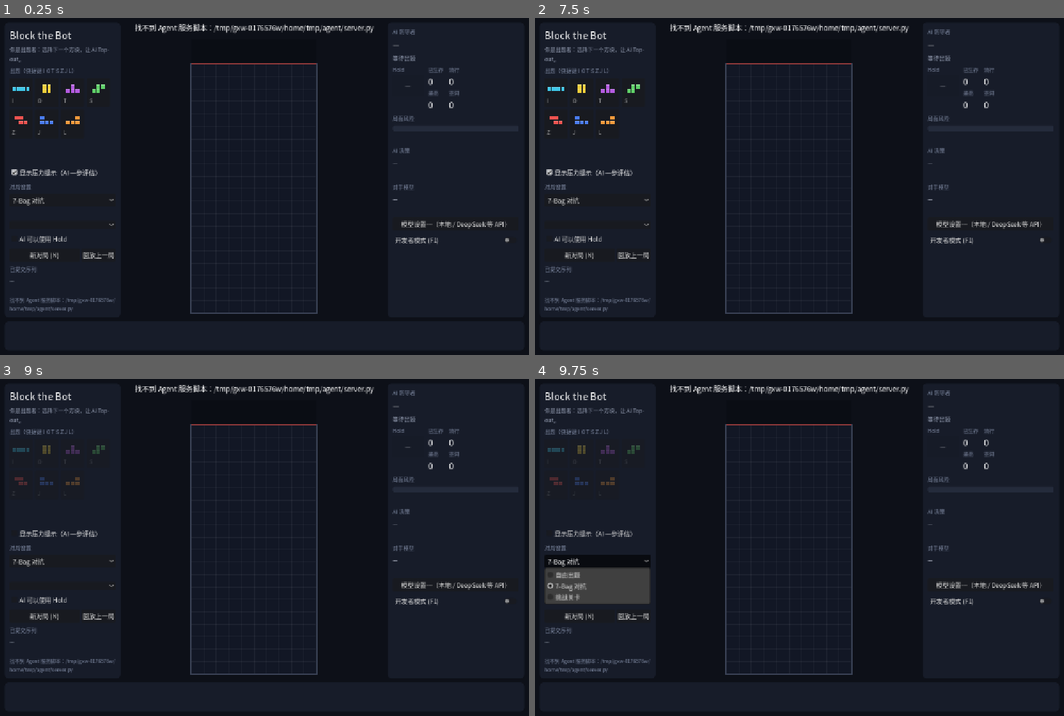
Above: before the commit, frames 1-4 (two rows, left to right).
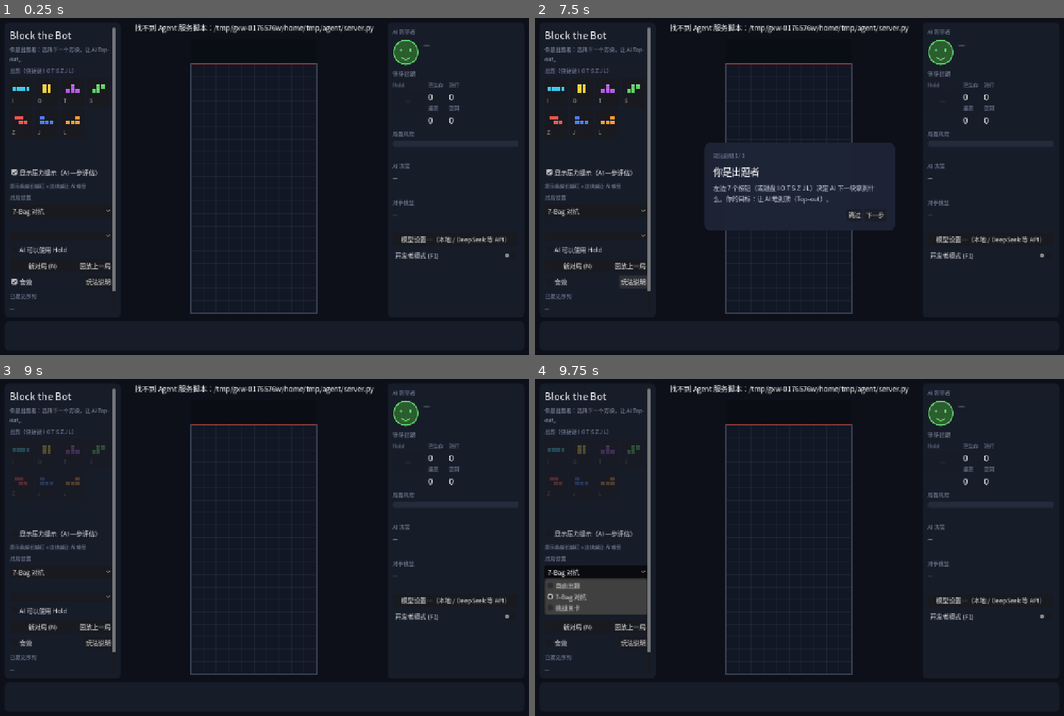
Above: after the commit, the same moments.

Repository: dodio12138/Block-the-Bot
Game: Godot game, scene res://scenes/main.tscn
Same seed, same stepped clock (60 frames per second), same inputs: the game is played once before the commit and once after it.
Inputs (mouse positions are in pixels of both pictures, inside the frame that each line leads up to):
- Up to frame 1 (0.25 s): no input
- Up to frame 2 (7.5 s): click (556, 92) at 0.52 s; click (582, 92) at 1.27 s; click (609, 92) at 2.02 s; click (635, 92) at 2.77 s; click (556, 122) at 3.52 s; click (582, 122) at 4.27 s; click (609, 122) at 5.02 s; click "新对局 (N)" at 5.75 s; click (582, 280) at 6.5 s, where only the run after the commit has a clickable "音效"; click (635, 280) at 7.25 s, where only the run after the commit has a clickable "玩法说明"
- Up to frame 3 (9 s): click (317, 574) at 8 s, where only the run after the commit has a clickable "跳过"; click "显示压力提示（AI 一步评估）" at 8.75 s
- Up to frame 4 (9.75 s): click "7-Bag 对抗" at 9.5 s

The runs differ from the first frame. In frame 1, 3.3% of the frame differs, in the area x 1-97%, y 2-88%; in frame 2, 6.9%; in frame 3, 3.2%; in frame 4, 4.7%.

Commit message:
Game feel: speculative look-ahead, Q4 default, difficulty, stars, daily, tutorial, SFX, AI face
Waiting:
- agent/speculate.py: while the human chooses, pre-compute the model's answer
  for the 3 highest-pressure pieces on cloned games (core gains
  tbt_game_clone); used only when the state hash matches; local models only
  by default. Thinking beat kept with a candidate "scan" animation.
- Q4_K_M is the default bundled base model: ~3x faster than Q8_0 on CPU with
  equal accuracy on the test set (75.0% vs 73.5%, constrained, LoRA v1).
- eval_offline --embedded/--constrained; worker log goes to stderr.

Goals: difficulty levels (easy = casual policy that sometimes misplays,
normal = language model with heuristic fallback, hard = two-ply search),
challenge stars + best results (data/progress.json), daily challenge with a
budget calibrated against a one-ply adversary.

Onboarding: 3-step tutorial on first run, plain-language move descriptions,
pressure-bar legend, dev-only agent picker.

Feel: procedural sound effects, line-clear particles and screen shake,
top-out flash, AI face with 7 moods and speech lines.

Also: scripts/set_api_key.py stores a key from stdin without printing it.

Co-Authored-By: Claude Opus 5.5 <noreply@anthropic.com>

Diff:
--- /dev/null
+++ b/game/scripts/ai_face.gd
@@ -0,0 +1,67 @@
+## The AI defender's face: mood follows the board risk and game events.
+extends Control
+
+const MOODS := {
+	"calm": Color("#5fd068"),
+	"think": Color("#4fa8e8"),
+	"happy": Color("#9be76a"),
+	"worried": Color("#f2c84b"),
+	"panic": Color("#ef5350"),
+	"dead": Color("#7d8597"),
+	"smug": Color("#b45be0"),
+}
+
+var mood := "calm":
+	set(v):
+		mood = v if MOODS.has(v) else "calm"
+		queue_redraw()
+var _t := 0.0
+
+
+func _ready() -> void:
+	custom_minimum_size = Vector2(64, 64)
+
+
+func _process(delta: float) -> void:
+	_t += delta
+	if mood in ["think", "panic", "worried"]:
+		queue_redraw()
+
+
+func _draw() -> void:
+	var c := size / 2.0
+	var r := minf(size.x, size.y) / 2.0 - 3.0
+	var col: Color = MOODS[mood]
+	var bob := sin(_t * 9.0) * 1.5 if mood == "panic" else 0.0
+	c.y += bob
+	draw_circle(c, r, col.darkened(0.55))
+	draw_arc(c, r, 0, TAU, 48, col, 3.0, true)
+	var ex := r * 0.38
+	var ey := -r * 0.18
+	var eye_r := r * 0.11
+	var mouth_y := r * 0.35
+	match mood:
+		"dead":
+			for sx in [-1.0, 1.0]:
+				var p := c + Vector2(ex * sx, ey)
+				draw_line(p + Vector2(-eye_r, -eye_r), p + Vector2(eye_r, eye_r), col, 2.5)
+				draw_line(p + Vector2(-eye_r, eye_r), p + Vector2(eye_r, -eye_r), col, 2.5)
+			draw_line(c + Vector2(-r * 0.3, mouth_y), c + Vector2(r * 0.3, mouth_y), col, 2.5)
+		"think":
+			var look := sin(_t * 3.0) * eye_r * 0.8
+			for sx in [-1.0, 1.0]:
+				draw_circle(c + Vector2(ex * sx + look, ey), eye_r, col)
+			draw_line(c + Vector2(-r * 0.15, mouth_y), c + Vector2(r * 0.25, mouth_y - r * 0.05), col, 2.5)
+		_:
+			for sx in [-1.0, 1.0]:
+				var er := eye_r * (1.35 if mood == "panic" else 1.0)
+				draw_circle(c + Vector2(ex * sx, ey), er, col)
+			if mood == "happy" or mood == "calm" or mood == "smug":
+				var depth := 0.3 if mood == "happy" else 0.18
+				draw_arc(c + Vector2(0, mouth_y - r * depth), r * 0.42, PI * 0.2, PI * 0.8, 16, col, 2.5, true)
+				if mood == "smug":
+					draw_line(c + Vector2(-ex - eye_r, ey - eye_r * 1.6), c + Vector2(-ex + eye_r, ey - eye_r * 2.1), col, 2.0)
+			elif mood == "worried" or mood == "panic":
+				draw_arc(c + Vector2(0, mouth_y + r * 0.22), r * 0.32, PI * 1.2, PI * 1.8, 16, col, 2.5, true)
+				var drop := c + Vector2(r * 0.72, -r * 0.35 + fmod(_t * 18.0, r * 0.4))
+				draw_circle(drop, r * 0.08, Color("#7cc8ff"))
--- a/game/scripts/board_view.gd
+++ b/game/scripts/board_view.gd
@@ -14,6 +14,55 @@
 var ghost_sets: Array = []  # Array of cell arrays (dev mode outlines)
 var flash_rows: Array = []
 var banner := ""
+var scan_cells: Array = []  # candidate being "considered" while the AI thinks
+var _shake := 0.0
+var _particles: Array = []  # {p, v, life, max, col, size} in board-local pixels
+var _flash_col := Color(0, 0, 0, 0)
+var _flash_t := 0.0
+var _flash_max := 0.0
+
+
+func shake(amount: float) -> void:
+	_shake = maxf(_shake, amount)
+
+
+func flash(col: Color, dur: float) -> void:
+	_flash_col = col
+	_flash_t = dur
+	_flash_max = dur
+
+
+func burst_rows(rows: Array) -> void:
+	var m := _metrics()
+	for r in rows:
+		for x in range(width):
+			var rc := _cell_rect(x, int(r), m)
+			var col: Color = colors.get(Vector2i(x, int(r)), Color.WHITE)
+			for k in range(3):
+				_particles.append({"p": rc.get_center(), "v": Vector2(randf_range(-160, 160), randf_range(-220, 40)),
+					"life": 0.0, "max": randf_range(0.35, 0.7), "col": col.lightened(0.3), "size": randf_range(2.0, 4.5)})
+
+
+func _process(delta: float) -> void:
+	var busy := false
+	if _shake > 0.05:
+		_shake = maxf(0.0, _shake - delta * 30.0)
+		busy = true
+	if not _particles.is_empty():
+		var keep: Array = []
+		for pt in _particles:
+			pt["life"] += delta
+			if pt["life"] < pt["max"]:
+				pt["v"] += Vector2(0, 520) * delta
+				pt["p"] += pt["v"] * delta
+				keep.append(pt)
+		_particles = keep
+		busy = true
+	if _flash_t > 0.0:
+		_flash_t -= delta
+		busy = true
+	if busy or not scan_cells.is_empty():
+		queue_redraw()
 
 
 func setup(ruleset: Dictionary) -> void:
@@ -117,6 +166,8 @@
 	var cs: float = m[0]
 	var ox: float = m[1]
 	var oy: float = m[2]
+	if _shake > 0.05:
+		draw_set_transform(Vector2(randf_range(-_shake, _shake), randf_range(-_shake, _shake)))
 	var vis_rect := Rect2(ox, oy + hidden_show * cs, cs * width, cs * visible_h)
 	draw_rect(Rect2(ox, oy, cs * width, hidden_show * cs), Color("#0a0d14"))
 	draw_rect(vis_rect, Color("#121725"))
@@ -144,10 +195,26 @@
 		for c in ghost_sets[gi]:
 			if int(c[1]) < visible_h + hidden_show:
 				draw_rect(_cell_rect(int(c[0]), int(c[1]), m).grow(-3.0), gcol, false, 1.5)
+	var pulse := 0.45 + 0.35 * sin(Time.get_ticks_msec() / 90.0)
+	for c in scan_cells:
+		if int(c[1]) < visible_h + hidden_show:
+			var sr := _cell_rect(int(c[0]), int(c[1]), m).grow(-2.0)
+			draw_rect(sr, Color(0.45, 0.8, 1.0, 0.18 * pulse))
+			draw_rect(sr, Color(0.45, 0.8, 1.0, pulse), false, 1.5)
 	for c in active_cells:
 		if int(c[1]) < visible_h + hidden_show:
 			_draw_block(_cell_rect(int(c[0]), int(c[1]), m), active_color.lightened(0.15))
 
+	for pt in _particles:
+		var a: float = 1.0 - float(pt["life"]) / float(pt["max"])
+		var pc: Color = pt["col"]
+		pc.a = a
+		var sz: float = pt["size"]
+		draw_rect(Rect2(pt["p"] - Vector2(sz, sz) / 2.0, Vector2(sz, sz)), pc)
+	if _flash_t > 0.0 and _flash_max > 0.0:
+		var fc := _flash_col
+		fc.a *= _flash_t / _flash_max
+		draw_rect(vis_rect, fc)
 	draw_rect(vis_rect.grow(2.0), Color("#3a4256"), false, 2.0)
 	if banner != "":
 		var font := get_theme_default_font()
--- a/game/scripts/main.gd
+++ b/game/scripts/main.gd
@@ -8,6 +8,20 @@
 const BoardView = preload("res://scripts/board_view.gd")
 const PieceButton = preload("res://scripts/piece_button.gd")
 const PieceIcon = preload("res://scripts/piece_icon.gd")
+const Sfx = preload("res://scripts/sfx.gd")
+const AiFace = preload("res://scripts/ai_face.gd")
+const SETTINGS_PATH := "user://settings.cfg"
+const LINES := {
+	"think": ["让我想想……", "嗯……", "这块往哪放呢", "别急，我在算"],
+	"clear": ["消掉了～", "轻松！", "谢谢你的方块", "清爽！"],
+	"tspin": ["T-Spin！看到了吗？", "漂亮的旋转！"],
+	"hold": ["先存着", "这块留着有用"],
+	"worried": ["有点高了……", "你这招够狠", "我得小心点", "嗯？不太妙"],
+	"panic": ["救命！", "要顶到了！", "手下留情！"],
+	"dead": ["我输了……再来！", "你太会出题了", "顶到天花板了……"],
+	"smug": ["还不够难哦", "下次加油～", "我还能再撑一百块"],
+	"start": ["来吧，出题！", "这局我不会输", "准备好了"],
+}
 
 const MODES := ["free", "bag7", "challenge"]
 const MODE_LABELS := ["自由出题", "7-Bag 对抗", "挑战关卡"]
@@ -59,13 +73,32 @@
 var arg_agent := ""
 var arg_mode := ""
 var open_llm_on_start := false
+var force_tutorial := false
 var rng := RandomNumberGenerator.new()
+var sfx: Node
+var face: Control
+var difficulties: Array = []
+var preview: Array = []
+var scan_i := 0
+var scan_t := 0.0
+var think_hold := 0.0
+var last_risk := 0.0
+var settings := ConfigFile.new()
+var tutorial_step := -1
+const TUTORIAL := [
+	["你是出题者", "左边 7 个按钮（或键盘 I O T S Z J L）决定 AI 下一块拿到什么。你的目标：让 AI 堆到顶（Top-out）。"],
+	["看 AI 怎么接", "AI 会想一下，然后把方块放到它认为最好的位置。右边是它的表情、局面风险和对你出题习惯的猜测。"],
+	["找它的弱点", "按钮下的小条越长越红，说明这块越让 AI 难受。7-Bag 模式每袋 7 种各出一次，顺序由你定。挑战关卡在预算内推倒 AI 可以拿星。"],
+]
 
 
 func _ready() -> void:
 	rng.seed = 12345
 	_parse_args()
+	settings.load(SETTINGS_PATH)
 	_build_ui()
+	sfx.enabled = bool(settings.get_value("ui", "sound", true))
+	ui["sound_cb"].set_pressed_no_signal(sfx.enabled)
 	net = NetClient.new()
 	add_child(net)
 	net.message_received.connect(_on_message)
@@ -85,6 +118,8 @@
 			dev_mode = true
 		elif a == "--llm-settings":
 			open_llm_on_start = true
+		elif a == "--show-tutorial":
+			force_tutorial = true
 		elif a.begins_with("--agent="):
 			arg_agent = a.get_slice("=", 1)
 		elif a.begins_with("--mode="):
@@ -185,6 +220,7 @@
 		show_pressure = on
 		_refresh_buttons())
 	left.add_child(ui["pressure_cb"])
+	_label(left, "提示条越长越红 = 这块越让 AI 难受", 12, Color("#7f8aa3"), true)
 
 	_section(left, "对局设置")
 	ui["mode"] = OptionButton.new()
@@ -198,6 +234,9 @@
 	ui["challenge"].item_selected.connect(func(_i: int) -> void: _update_challenge_desc())
 	left.add_child(ui["challenge"])
 	ui["challenge_desc"] = _label(left, "", 12, Color("#9aa3b8"), true)
+	ui["difficulty"] = OptionButton.new()
+	left.add_child(ui["difficulty"])
+	ui["agent_dev_label"] = _label(left, "开发者：直接指定 AI", 12, Color("#7f8aa3"))
 	ui["agent"] = OptionButton.new()
 	left.add_child(ui["agent"])
 	ui["hold"] = CheckBox.new()
@@ -216,6 +255,22 @@
 	ui["replay_btn"].text = "回放上一局"
 	ui["replay_btn"].pressed.connect(_request_replay)
 	row.add_child(ui["replay_btn"])
+	var row2 := HBoxContainer.new()
+	left.add_child(row2)
+	ui["sound_cb"] = CheckBox.new()
+	ui["sound_cb"].text = "音效"
+	ui["sound_cb"].focus_mode = Control.FOCUS_NONE
+	ui["sound_cb"].button_pressed = true
+	ui["sound_cb"].size_flags_horizontal = Control.SIZE_EXPAND_FILL
+	ui["sound_cb"].toggled.connect(func(on: bool) -> void:
+		sfx.enabled = on
+		settings.set_value("ui", "sound", on)
+		settings.save(SETTINGS_PATH))
+	row2.add_child(ui["sound_cb"])
+	var help := Button.new()
+	help.text = "玩法说明"
+	help.pressed.connect(func() -> void: _show_tutorial(0))
+	row2.add_child(help)
 	_section(left, "已提交序列")
 	ui["sequence"] = _label(left, "—", 14, Color("#c7cede"), true)
 	var spacer := Control.new()
@@ -239,7 +294,16 @@
 	# ---- right: AI panel
 	var right := _panel(main_h, 330)
 	_section(right, "AI 防守者")
-	ui["agent_label"] = _label(right, "—", 18, Color.WHITE)
+	var head := HBoxContainer.new()
+	head.add_theme_constant_override("separation", 10)
+	right.add_child(head)
+	face = AiFace.new()
+	head.add_child(face)
+	var hv2 := VBoxContainer.new()
+	hv2.size_flags_horizontal = Control.SIZE_EXPAND_FILL
+	head.add_child(hv2)
+	ui["agent_label"] = _label(hv2, "—", 18, Color.WHITE)
+	ui["bubble"] = _label(hv2, "", 14, Color("#ffe08a"), true)
 	ui["ai_state"] = _label(right, "等待出题", 14, Color("#9aa3b8"), true)
 	var hold_row := HBoxContainer.new()
 	hold_row.add_theme_constant_override("separation", 10)
@@ -356,6 +420,9 @@
 	close.pressed.connect(func() -> void: ui["overlay"].visible = false)
 	ovb.add_child(close)
 	_build_llm_dialog()
+	_build_tutorial()
+	sfx = Sfx.new()
+	add_child(sfx)
 	_refresh_dev()
 
 
@@ -379,6 +446,13 @@
 		"thinking":
 			thinking = true
 			think_t = 0.0
+			think_hold = 0.3
+			preview = msg.get("preview", [])
+			scan_i = 0
+			scan_t = 0.0
+			face.mood = "think"
+			if rng.randf() < 0.35:
+				_say("think")
 			ui["ai_state"].text = "思考中：为 %s 评估 %d 个可达落点…" % [msg.get("piece", "?"), int(msg.get("candidate_count", 0))]
 			_set_status("AI 正在思考…")
 		"decision":
@@ -412,9 +486,16 @@
 		ui["agent"].add_item(String(agents[i]["label"]), i)
 		if agents[i]["id"] == want:
 			ui["agent"].select(i)
-	ui["challenge"].clear()
-	for i in range(challenges.size()):
-		ui["challenge"].add_item(String(challenges[i]["name"]), i)
+	difficulties = msg.get("difficulties", [])
+	ui["difficulty"].clear()
+	var want_diff := String(settings.get_value("ui", "difficulty", "normal"))
+	for i in range(difficulties.size()):
+		var dl := String(difficulties[i]["label"])
+		var hint := {"easy": "简单（会犯错的 AI）", "normal": "普通（语言模型）", "hard": "困难（两步搜索）"}
+		ui["difficulty"].add_item("对手：" + String(hint.get(String(difficulties[i]["id"]), dl)), i)
+		if String(difficulties[i]["id"]) == want_diff:
+			ui["difficulty"].select(i)
+	_fill_challenges()
 	if arg_mode != "":
 		var mi := MODES.find(arg_mode)
 		if mi >= 0:
@@ -422,6 +503,10 @@
 	_on_mode_changed(ui["mode"].selected)
 	_update_llm_label()
 	_new_game()
+	if force_tutorial or (not bool(settings.get_value("ui", "tutorial_done", false)) and autoplay_left <= 0 and screenshot_path == ""):
+		_show_tutorial(1 if force_tutorial else 0)
+		if force_tutorial and screenshot_path != "":
+			shot_timer = 2.0
 
 
 func _update_llm_label() -> void:
@@ -649,7 +734,8 @@
 	var idx: int = ui["mode"].selected
 	if idx == 2 and challenges.size() > 0:
 		var c: Dictionary = challenges[max(ui["challenge"].selected, 0)]
-		ui["challenge_desc"].text = String(c.get("description", ""))
+		var best = c.get("best_pieces")
+		ui["challenge_desc"].text = String(c.get("description", "")) + (("\n最好成绩：%d 块" % int(best)) if best != null else "")
 	elif idx == 1:
 		ui["challenge_desc"].text = "每袋 7 种方块各用一次，由你决定顺序。AI 存活 150 块即获胜。"
 	else:
@@ -676,6 +762,14 @@
 	var ks := [0, 0, 8, 4, 16]
 	var msg := {"type": "new_game", "mode": MODES[mode_idx], "agent": agent_id, "hold": ui["hold"].button_pressed,
 		"info_level": levels[lvl], "top_k": ks[lvl]}
+	if not dev_mode and arg_agent == "" and difficulties.size() > 0:
+		var did := String(difficulties[max(ui["difficulty"].selected, 0)]["id"])
+		msg["difficulty"] = did
+		settings.set_value("ui", "difficulty", did)
+		settings.save(SETTINGS_PATH)
+	face.mood = "calm"
+	_say("start")
+	last_risk = 0.0
 	if mode_idx == 2 and challenges.size() > 0:
 		msg["challenge_id"] = challenges[max(ui["challenge"].selected, 0)]["id"]
 	_update_challenge_desc()
@@ -686,7 +780,7 @@
 
 
 func _submit(p: String) -> void:
-	if busy or awaiting or replaying or state.is_empty():
+	if busy or awaiting or replaying or state.is_empty() or ui["tut"].visible:
 		return
 	if session.get("winner") != null:
 		return
@@ -697,6 +791,7 @@
 		_set_status("%s 已在本袋用过" % p, Color("#ff8a80"))
 		return
 	awaiting = true
+	sfx.play("pick")
 	net.send({"type": "submit_piece", "piece": p, "state_version": int(g.get("state_version", 0))})
 	_set_status("你出了 %s" % p)
 
@@ -727,7 +822,22 @@
 	ui["risk_fill"].bg_color = Color("#5fd068").lerp(Color("#ef5350"), clampf(risk * 1.3, 0.0, 1.0))
 	ui["risk_text"].text = "风险 %.2f · 顶部危险 %.2f · 起伏 %d · 井深 %d" % [risk, float(f.get("top_risk", 0)), int(f.get("bump", 0)), int(f.get("max_well", 0))]
 	ui["hold_icon"].piece = String(state.get("hold", ""))
-	ui["agent_label"].text = String(session.get("agent_label", "—"))
+	var dlabel = session.get("difficulty_label")
+	ui["agent_label"].text = ("%s · %s" % [dlabel, String(session.get("agent_label", ""))]) if dlabel != null else String(session.get("agent_label", "—"))
+	if session.get("winner") == null:
+		var mood := "calm"
+		if risk > 0.75:
+			mood = "panic"
+		elif risk > 0.5:
+			mood = "worried"
+		face.mood = mood
+		if risk > 0.6 and last_risk <= 0.6:
+			sfx.play("danger")
+			board.flash(Color(1, 0.2, 0.2, 0.25), 0.35)
+			_say("panic" if risk > 0.75 else "worried")
+		elif risk > 0.5 and last_risk <= 0.5:
+			_say("worried")
+		last_risk = risk
 	var rs: Dictionary = state.get("ruleset", {})
 	var mode_name := "7-Bag" if String(rs.get("mode", "")) == "bag7" else "自由"
 	var ch = session.get("challenge")
@@ -816,6 +926,9 @@
 
 func _refresh_dev() -> void:
 	ui["dev_box"].visible = dev_mode
+	ui["agent"].visible = dev_mode
+	ui["agent_dev_label"].visible = dev_mode
+	ui["difficulty"].visible = not dev_mode
 	if not dev_mode:
 		return
 	var s: Dictionary = ui.get("dev_stats", {})
@@ -824,7 +937,7 @@
 	t += "调用 %s 次 / %s 块（每块 %.2f）  回退率 %.0f%%  合法率 %s  调用失败率 %s\n" % [str(s.get("llm_calls", 0)), str(s.get("turns", 0)), float(s.get("calls_per_piece", 0.0)), 100.0 * float(s.get("fallback_rate", 0.0)), str(s.get("legal_rate", "-")), str(s.get("call_fail_rate", "-"))]
 	t += "模型调用 P50 %s ms · P95 %s ms\n" % [str(s.get("p50_ms", "-")), str(s.get("p95_ms", "-"))]
 	t += "平均 Token 入 %s / 出 %s\n" % [str(s.get("avg_tok_in", "-")), str(s.get("avg_tok_out", "-"))]
-	t += "来源统计 %s\n" % JSON.stringify(s.get("sources", {}))
+	t += "来源统计 %s · 预计算命中 %s\n" % [JSON.stringify(s.get("sources", {})), str(s.get("spec_hits", 0))]
 	if not d.is_empty():
 		t += "\n— 上一步 —\n"
 		t += "候选 %d · 来源 %s · 决策 %.1f ms" % [int(d.get("candidate_count", 0)), String(d.get("source", "")), float(d.get("decide_ms", 0))]
@@ -844,12 +957,21 @@
 	anim_decision = d
 	busy = true
 	var src := String(d.get("source", ""))
-	var txt := "[%s] %s" % [SOURCE_LABELS.get(src, src), String(d.get("reason", ""))]
+	board.scan_cells = []
+	var txt := String(d.get("friendly", ""))
+	if dev_mode or txt == "":
+		txt = "[%s] %s%s" % [SOURCE_LABELS.get(src, src), String(d.get("reason", "")), "（预先算好）" if bool(d.get("speculative", false)) else ""]
 	if bool(d.get("hold_only", false)):
+		sfx.play("hold")
+		if rng.randf() < 0.5:
+			_say("hold")
+	if not dev_mode:
+		pass
+	elif bool(d.get("hold_only", false)):
 		txt += "\n→ 把 %s 放进 Hold" % String(d.get("piece", ""))
 	elif bool(d.get("hold", false)):
 		txt += "\n→ 交换 Hold，放下 %s" % String(d.get("piece", ""))
-	if int(d.get("lines", 0)) > 0:
+	if dev_mode and int(d.get("lines", 0)) > 0:
 		txt += "\n→ 消除 %d 行%s" % [int(d["lines"]), "（T-Spin!）" if bool(d.get("tspin", false)) else ""]
 	ui["decision"].text = txt
 	var strat = d.get("strategy")
@@ -887,13 +1009,36 @@
 		return
 	pending_full = board.lock_piece(d.get("cells", []), String(d.get("piece", "")))
 	lock_wait = 0.22 if not pending_full.is_empty() else 0.06
+	var n := pending_full.size()
+	if n > 0:
+		board.burst_rows(pending_full)
+		board.shake(3.0 + 2.5 * n)
+		if bool(d.get("tspin", false)):
+			sfx.play("tspin")
+			_say("tspin")
+		else:
+			sfx.play("clear%d" % clampi(n, 1, 4))
+			if rng.randf() < 0.6:
+				_say("clear")
+		face.mood = "happy"
+	else:
+		sfx.play("lock")
+		board.shake(1.2)
 
 
 func _process(delta: float) -> void:
+	if think_hold > 0.0:
+		think_hold -= delta
 	if thinking:
 		think_t += delta
 		var dots := ".".repeat(1 + int(think_t * 3.0) % 3)
 		_set_status("AI 正在思考" + dots)
+		if not preview.is_empty():
+			scan_t += delta
+			if scan_t >= 0.11:
+				scan_t = 0.0
+				scan_i = (scan_i + 1) % preview.size()
+			board.scan_cells = preview[scan_i]
 	if replaying:
 		_replay_tick(delta)
 		return
@@ -917,6 +1062,8 @@
 			busy = false
 		return
 	while not busy and not queue.is_empty():
+		if think_hold > 0.0 and String(queue[0].get("type", "")) == "decision":
+			break  # let the "thinking" beat play for a moment even when the answer was precomputed
 		_handle(queue.pop_front())
 	if shot_timer >= 0.0:
 		shot_timer -= delta
@@ -946,7 +1093,20 @@
 
 func _show_result() -> void:
 	var human: bool = session.get("winner") == "human"
-	ui["ov_title"].text = "你赢了！" if human else "AI 获胜"
+	if not ui["overlay"].visible:
+		if human:
+			sfx.play("topout")
+			sfx.play("win")
+			board.shake(12.0)
+			board.flash(Color(1, 0.25, 0.2, 0.45), 0.6)
+			face.mood = "dead"
+			_say("dead")
+		else:
+			sfx.play("lose")
+			face.mood = "smug"
+			_say("smug")
+	var stars := int(session.get("stars", 0))
+	ui["ov_title"].text = ("你赢了！" + ("  " + "★".repeat(stars) + "☆".repeat(3 - stars) if stars > 0 else "")) if human else "AI 获胜"
 	ui["ov_title"].add_theme_color_override("font_color", Color("#9be7a5") if human else Color("#ff8a80"))
 	var t := String(session.get("result_text", ""))
 	t += "\n出题 %d 块 · AI 消行 %d" % [int(state.get("pieces_submitted", 0)), int(state.get("lines_total", 0))]
@@ -954,14 +1114,84 @@
 		t += "\n本地排行榜第 %d 名（块数越少越好）" % int(session["leaderboard_rank"])
 	if String(session.get("replay_path", "")) != "":
 		t += "\n回放：" + String(session["replay_path"])
+	if human and stars > 0:
+		t += "\n星级：块数 ≤ 预算的 50% 得 3 星，≤ 75% 得 2 星"
 	ui["ov_text"].text = t
 	ui["overlay"].visible = true
+	_fill_challenges()
 	board.banner = "TOP OUT" if human else "AI SURVIVED"
 	board.queue_redraw()
 	_set_status(String(session.get("result_text", "")))
 	if autoplay_left > 0 or screenshot_path != "":
 		autoplay_left = 0
 		_schedule_shot()
+
+
+func _say(kind: String) -> void:
+	var pool: Array = LINES.get(kind, [])
+	if pool.is_empty():
+		return
+	ui["bubble"].text = "「%s」" % String(pool[rng.randi_range(0, pool.size() - 1)])
+
+
+func _fill_challenges() -> void:
+	var keep: int = ui["challenge"].selected
+	ui["challenge"].clear()
+	for i in range(challenges.size()):
+		var c: Dictionary = challenges[i]
+		var st := int(c.get("stars", 0))
+		var mark := "★".repeat(st) + "☆".repeat(3 - st)
+		ui["challenge"].add_item("%s  %s" % [mark, String(c.get("name", ""))], i)
+	if keep >= 0 and keep < challenges.size():
+		ui["challenge"].select(keep)
+
+
+func _build_tutorial() -> void:
+	var tp := PanelContainer.new()
+	tp.add_theme_stylebox_override("panel", _style(Color("#1d2436", 0.98), 14, 22))
+	tp.custom_minimum_size = Vector2(460, 0)
+	tp.grow_horizontal = Control.GROW_DIRECTION_BOTH
+	tp.grow_vertical = Control.GROW_DIRECTION_BOTH
+	tp.set_anchors_and_offsets_preset(Control.PRESET_CENTER, Control.PRESET_MODE_MINSIZE)
+	tp.visible = false
+	add_child(tp)
+	ui["tut"] = tp
+	var v := VBoxContainer.new()
+	v.add_theme_constant_override("separation", 12)
+	tp.add_child(v)
+	ui["tut_step"] = _label(v, "", 12, Color("#7f8aa3"))
+	ui["tut_title"] = _label(v, "", 22, Color.WHITE)
+	ui["tut_text"] = _label(v, "", 15, Color("#d7dceb"), true)
+	var b := HBoxContainer.new()
+	b.alignment = BoxContainer.ALIGNMENT_END
+	v.add_child(b)
+	var skip := Button.new()
+	skip.text = "跳过"
+	skip.pressed.connect(_close_tutorial)
+	b.add_child(skip)
+	ui["tut_next"] = Button.new()
+	ui["tut_next"].pressed.connect(func() -> void:
+		if tutorial_step + 1 >= TUTORIAL.size():
+			_close_tutorial()
+		else:
+			_show_tutorial(tutorial_step + 1))
+	b.add_child(ui["tut_next"])
+
+
+func _show_tutorial(step: int) -> void:
+	tutorial_step = step
+	ui["tut_step"].text = "玩法说明 %d / %d" % [step + 1, TUTORIAL.size()]
+	ui["tut_title"].text = String(TUTORIAL[step][0])
+	ui["tut_text"].text = String(TUTORIAL[step][1])
+	ui["tut_next"].text = "开始玩" if step + 1 >= TUTORIAL.size() else "下一步"
+	ui["tut"].visible = true
+
+
+func _close_tutorial() -> void:
+	ui["tut"].visible = false
+	tutorial_step = -1
+	settings.set_value("ui", "tutorial_done", true)
+	settings.save(SETTINGS_PATH)
 
 
 # ------------------------------------------------------------------ replay
--- /dev/null
+++ b/game/scripts/sfx.gd
@@ -0,0 +1,77 @@
+## Procedural sound effects (synthesised at startup — no audio assets needed).
+extends Node
+
+const RATE := 22050
+
+var enabled := true
+var _players: Array = []
+var _cache: Dictionary = {}
+
+
+func _ready() -> void:
+	for i in range(6):
+		var p := AudioStreamPlayer.new()
+		add_child(p)
+		_players.append(p)
+	_cache["pick"] = _synth([660.0, 880.0], 0.07, "square", 0.18)
+	_cache["lock"] = _synth([140.0, 90.0], 0.09, "sine", 0.45, 0.0, 0.002)
+	_cache["clear1"] = _synth([523.0, 659.0, 784.0], 0.22, "triangle", 0.32)
+	_cache["clear2"] = _synth([587.0, 740.0, 880.0], 0.24, "triangle", 0.34)
+	_cache["clear3"] = _synth([659.0, 831.0, 988.0, 1175.0], 0.28, "triangle", 0.36)
+	_cache["clear4"] = _synth([784.0, 988.0, 1175.0, 1568.0], 0.36, "triangle", 0.38)
+	_cache["tspin"] = _synth([440.0, 554.0, 659.0, 880.0, 1109.0], 0.34, "square", 0.22)
+	_cache["hold"] = _synth([392.0, 523.0], 0.08, "sine", 0.25)
+	_cache["danger"] = _synth([220.0, 196.0, 220.0, 196.0], 0.36, "square", 0.16)
+	_cache["win"] = _synth([523.0, 659.0, 784.0, 1047.0, 1319.0], 0.7, "triangle", 0.36)
+	_cache["lose"] = _synth([392.0, 330.0, 262.0, 196.0], 0.7, "triangle", 0.32)
+	_cache["topout"] = _synth([180.0, 120.0, 80.0], 0.5, "noise", 0.34, -0.6)
+	_cache["error"] = _synth([200.0], 0.09, "square", 0.15)
+
+
+func play(name: String) -> void:
+	if not enabled or not _cache.has(name):
+		return
+	for p in _players:
+		if not p.playing:
+			p.stream = _cache[name]
+			p.play()
+			return
+	_players[0].stream = _cache[name]
+	_players[0].play()
+
+
+## freqs: notes played in sequence across the duration; kind: sine | square | triangle | noise
+func _synth(freqs: Array, dur: float, kind: String, vol: float, sweep: float = 0.0, attack: float = 0.004) -> AudioStreamWAV:
+	var n := int(RATE * dur)
+	var data := PackedByteArray()
+	data.resize(n * 2)
+	var phase := 0.0
+	var rng := RandomNumberGenerator.new()
+	rng.seed = 7
+	var seg := float(n) / float(freqs.size())
+	for i in range(n):
+		var t := float(i) / RATE
+		var k := mini(int(float(i) / seg), freqs.size() - 1)
+		var local := float(i) - seg * k
+		var f: float = float(freqs[k]) * (1.0 + sweep * t)
+		phase = fmod(phase + f / RATE, 1.0)
+		var s := 0.0
+		match kind:
+			"square":
+				s = 1.0 if phase < 0.5 else -1.0
+			"triangle":
+				s = 4.0 * absf(phase - 0.5) - 1.0
+			"noise":
+				s = rng.randf_range(-1.0, 1.0) * 0.7 + sin(TAU * phase) * 0.3
+			_:
+				s = sin(TAU * phase)
+		# per-note envelope: quick attack, exponential-ish decay; whole-sound fade-out
+		var env := minf(1.0, local / (attack * RATE)) * exp(-3.0 * local / seg) * (1.0 - float(i) / n * 0.5)
+		var v := int(clampf(s * env * vol, -1.0, 1.0) * 32767.0)
+		data.encode_s16(i * 2, v)
+	var w := AudioStreamWAV.new()
+	w.format = AudioStreamWAV.FORMAT_16_BITS
+	w.mix_rate = RATE
+	w.stereo = false
+	w.data = data
+	return w
Not shown, changed: core/include/tbt/capi.h
Not shown, changed: core/src/capi.cpp
